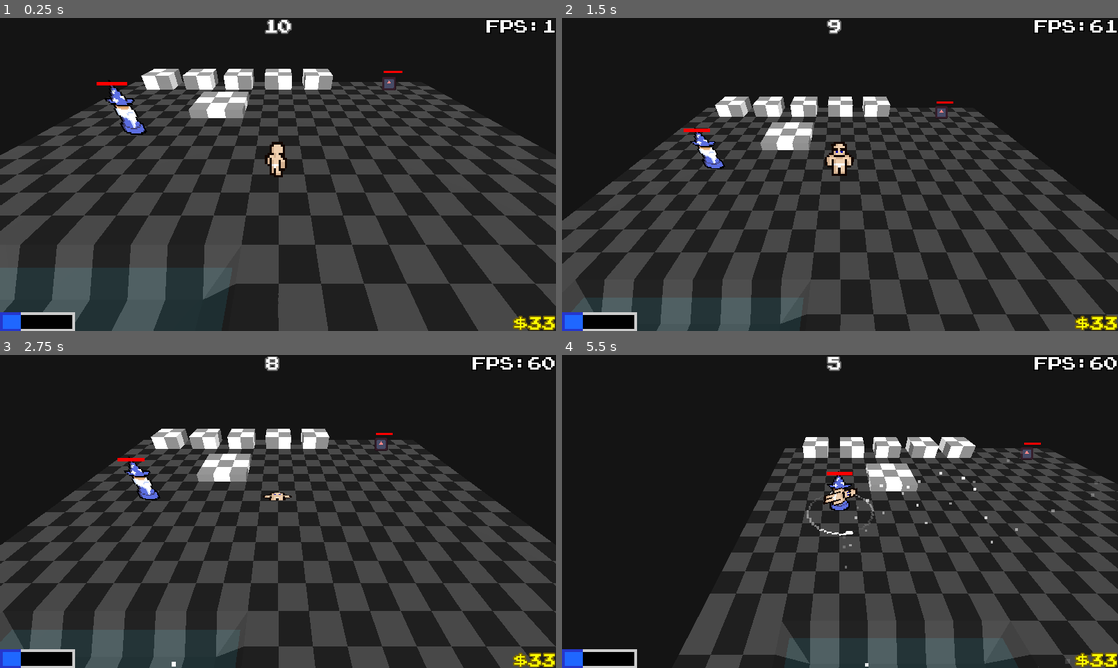
Above: before the commit, frames 1-4 (two rows, left to right).
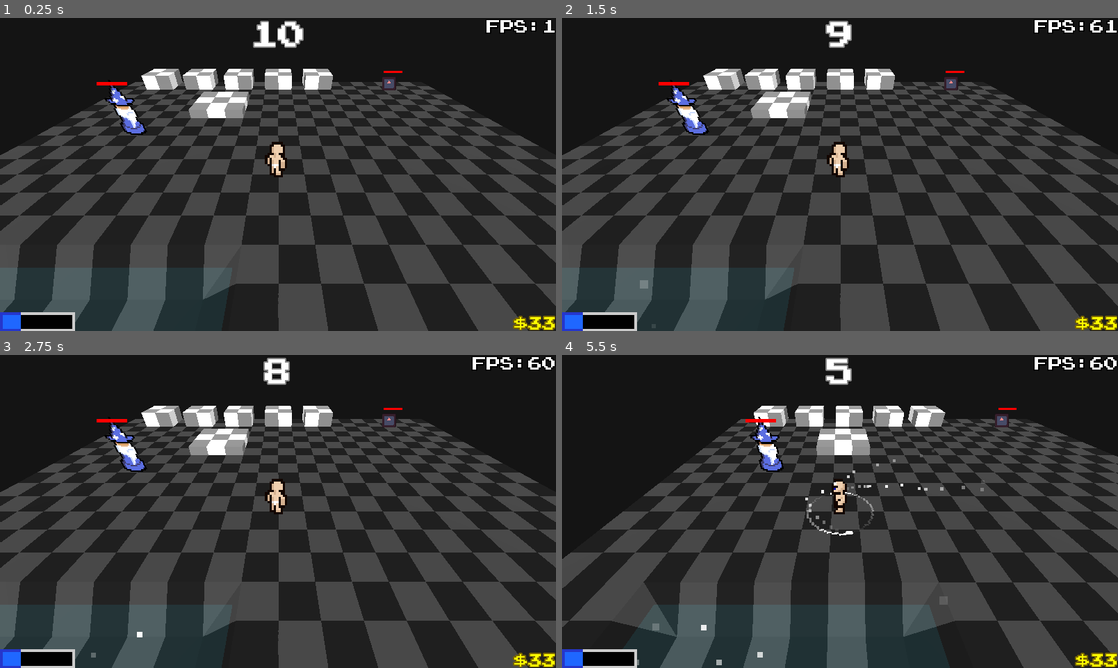
Above: after the commit, the same moments.

Repository: jacob-herrera/LD55
Game: Godot game, scene res://scenes/game.tscn
The game is run twice, just before and just after one commit, with the same random seed, the same clock (stepped at 60 frames per second) and the same inputs. The engine's default icon, where the game draws it, is replaced by a stand-in: a white triangle on a blue panel in a dark square.
Inputs (mouse positions are in pixels of both pictures, inside the frame that each line leads up to):
- Up to frame 1 (0.25 s): no input
- Up to frame 2 (1.5 s): tap Enter (ui_accept) at 0.5 s; move the mouse to (867, 174) at 0.52 s; hold Space (jump) 0.53-1.28 s; hold Up (ui_up) from 0.53 s (still down); tap F (pickup) at 0.6 s; move the mouse to (812, 174) at 1.27 s; tap Space (jump) at 1.35 s
- Up to frame 3 (2.75 s): keep holding Up (ui_up); tap Space (jump) at 1.52, 1.82 s; tap F (pickup) at 1.55, 2.1 s; move the mouse to (289, 505) at 2.02 s; hold Space (jump) from 2.03 s (still down)
- Up to frame 4 (5.5 s): move the mouse to (834, 517) at 2.77 s; release Space (jump) at 2.78 s; tap F (pickup) at 2.85, 4.35, 5.1 s; tap Space (jump) at 3.02, 3.32, 4.52, 4.82 s; move the mouse to (878, 514) at 3.52 s; hold Space (jump) 3.53-4.28 s; tap Escape (menu) at 4.15 s; move the mouse to (673, 464) at 4.27 s; release Up (ui_up) at 4.28 s; hold A (move_left) 4.28-5.03 s; click (673, 464) at 4.42 s; move the mouse to (845, 511) at 5.02 s; hold Up (ui_up) from 5.03 s (still down); hold Space (jump) from 5.03 s (still down)

The runs differ from the first frame. In frame 1, 0.6% of the frame differs, in the area x 45-55%, y 0-10%; in frame 2, 41%; in frame 3, 42%, in the area x 0-100%, y 0-100%; in frame 4, 40%.
Error after the commit: Cannot call method 'stop' on a null value. (res://scripts/character.gd:106)

Commit message:
Fuck it we ball

Diff:
--- a/scenes/game.tscn
+++ b/scenes/game.tscn
@@ -21,11 +21,7 @@
 [ext_resource type="Resource" uid="uid://be15co36abbxx" path="res://assets/cam_tween_shop.tres" id="16_uunvf"]
 [ext_resource type="Script" path="res://scripts/mana_pool.gd" id="17_5wmwc"]
 [ext_resource type="PackedScene" path="res://scenes/summon_circle.tscn" id="17_q38df"]
-[ext_resource type="AudioStream" uid="uid://d1fuxqmu8xp5a" path="res://assets/audio/summon_pickup.mp3" id="18_u3pou"]
-[ext_resource type="AudioStream" uid="uid://cgtdd5x6h26sj" path="res://assets/audio/summon_place_new.mp3" id="19_74t71"]
 [ext_resource type="AudioStream" uid="uid://bls3hxlr2qynn" path="res://assets/audio/mana_pickup.mp3" id="20_8o20s"]
-[ext_resource type="AudioStream" uid="uid://b1v51p1ns2rxa" path="res://assets/audio/player_footsteps.mp3" id="20_77in2"]
-[ext_resource type="AudioStream" uid="uid://dh3jc01yu8u1" path="res://assets/audio/player_jump.mp3" id="21_aof1w"]
 
 [sub_resource type="ArrayMesh" id="ArrayMesh_pjoy7"]
 _surfaces = [{
@@ -641,7 +637,7 @@
 size = Vector3(1.5, 5, 1.5)
 
 [sub_resource type="BoxShape3D" id="BoxShape3D_ha2t1"]
-size = Vector3(3.5, 0.5, 3)
+size = Vector3(4, 0.25, 3.5)
 
 [sub_resource type="StandardMaterial3D" id="StandardMaterial3D_om2wr"]
 transparency = 1
@@ -895,22 +891,6 @@
 
 [node name="summon_circle" parent="Character" instance=ExtResource("17_q38df")]
 
-[node name="SummonPickup" type="AudioStreamPlayer3D" parent="Character"]
-stream = ExtResource("18_u3pou")
-bus = &"Effects"
-
-[node name="SummonPlace" type="AudioStreamPlayer3D" parent="Character"]
-stream = ExtResource("19_74t71")
-bus = &"Effects"
-
-[node name="Footsteps" type="AudioStreamPlayer3D" parent="Character"]
-stream = ExtResource("20_77in2")
-bus = &"Effects"
-
-[node name="Jump" type="AudioStreamPlayer3D" parent="Character"]
-stream = ExtResource("21_aof1w")
-bus = &"Effects"
-
 [node name="Shop" type="Node" parent="." node_paths=PackedStringArray("cameras")]
 script = ExtResource("15_itd2k")
 cameras = [NodePath("ItemCamera0"), NodePath("ItemCamera1"), NodePath("ItemCamera2"), NodePath("ItemCamera3"), NodePath("ItemCamera4")]
@@ -997,6 +977,7 @@
 script = ExtResource("17_5wmwc")
 
 [node name="CollisionShape3D" type="CollisionShape3D" parent="ManaPool"]
+transform = Transform3D(1, 0, 0, 0, 1, 0, 0, 0, 1, 0, -0.125, 0)
 shape = SubResource("BoxShape3D_ha2t1")
 
 [node name="MeshInstance3D" type="MeshInstance3D" parent="ManaPool"]
@@ -1021,7 +1002,7 @@
 initial_velocity_max = 1.0
 color_ramp = SubResource("Gradient_s0fa4")
 
-[node name="ManaPickup" type="AudioStreamPlayer3D" parent="ManaPool"]
+[node name="mana_pickup_sound" type="AudioStreamPlayer3D" parent="ManaPool"]
 stream = ExtResource("20_8o20s")
 bus = &"Effects"
 
--- a/scenes/pause_menu.tscn
+++ b/scenes/pause_menu.tscn
@@ -26,7 +26,7 @@
 focus_neighbor_bottom = NodePath("../Settings")
 focus_next = NodePath("../Settings")
 theme_override_fonts/font = ExtResource("2_rutg5")
-theme_override_font_sizes/font_size = 16
+theme_override_font_sizes/font_size = 24
 text = "RESUME"
 
 [node name="Settings" type="Button" parent="Main"]
@@ -35,7 +35,7 @@
 focus_neighbor_top = NodePath("../Resume")
 focus_previous = NodePath("../Resume")
 theme_override_fonts/font = ExtResource("2_rutg5")
-theme_override_font_sizes/font_size = 16
+theme_override_font_sizes/font_size = 24
 text = "SETTINGS"
 
 [node name="Settings" type="VBoxContainer" parent="."]
--- a/scenes/ui.tscn
+++ b/scenes/ui.tscn
@@ -1,7 +1,8 @@
-[gd_scene load_steps=5 format=3 uid="uid://bhkryx6iyvbay"]
+[gd_scene load_steps=7 format=3 uid="uid://bhkryx6iyvbay"]
 
 [ext_resource type="Script" path="res://scripts/autoloads/ui.gd" id="1_jrdqv"]
 [ext_resource type="FontFile" uid="uid://ey5uk5evoi8o" path="res://assets/nes.ttf" id="1_rg5ws"]
+[ext_resource type="Texture2D" uid="uid://xvbaf5ypxiby" path="res://assets/particle.png" id="3_55a6y"]
 
 [sub_resource type="StyleBoxFlat" id="StyleBoxFlat_ub2k2"]
 bg_color = Color(0, 0, 0, 1)
@@ -17,6 +18,10 @@
 border_width_bottom = 4
 border_color = Color(0.145098, 0.211765, 0.8, 1)
 
+[sub_resource type="Curve" id="Curve_2pas6"]
+_data = [Vector2(0, 1), 0.0, 0.0, 0, 0, Vector2(1, 0), 0.0, 0.0, 0, 0]
+point_count = 2
+
 [node name="ui" type="Control"]
 layout_mode = 3
 anchors_preset = 15
@@ -58,10 +63,10 @@
 grow_horizontal = 2
 theme_override_colors/font_color = Color(1, 1, 1, 1)
 theme_override_colors/font_shadow_color = Color(0, 0, 0, 1)
-theme_override_colors/font_outline_color = Color(0.419608, 0.419608, 0.419608, 1)
-theme_override_constants/outline_size = 8
-theme_override_fonts/font = ExtResource("1_rg5ws")
-theme_override_font_sizes/font_size = 24
+theme_override_colors/font_outline_color = Color(0.529412, 0.529412, 0.529412, 1)
+theme_override_constants/outline_size = 8
+theme_override_fonts/font = ExtResource("1_rg5ws")
+theme_override_font_sizes/font_size = 48
 text = "60"
 
 [node name="mana_bar" type="ProgressBar" parent="."]
@@ -96,3 +101,113 @@
 theme_override_font_sizes/font_size = 24
 text = "FPS:"
 horizontal_alignment = 2
+
+[node name="shop_ui" type="Control" parent="."]
+visible = false
+layout_mode = 1
+anchors_preset = 15
+anchor_right = 1.0
+anchor_bottom = 1.0
+grow_horizontal = 2
+grow_vertical = 2
+mouse_filter = 2
+
+[node name="freeze" type="Label" parent="shop_ui"]
+layout_mode = 1
+anchors_preset = 5
+anchor_left = 0.5
+anchor_right = 0.5
+offset_left = -180.0
+offset_top = 64.0
+offset_right = 180.0
+offset_bottom = 91.0
+grow_horizontal = 2
+theme_override_colors/font_outline_color = Color(0.529412, 0.529412, 0.529412, 1)
+theme_override_constants/outline_size = 8
+theme_override_fonts/font = ExtResource("1_rg5ws")
+theme_override_font_sizes/font_size = 24
+text = "FREEZE (UP)"
+horizontal_alignment = 1
+
+[node name="purchase" type="Label" parent="shop_ui"]
+layout_mode = 1
+anchors_preset = 7
+anchor_left = 0.5
+anchor_top = 1.0
+anchor_right = 0.5
+anchor_bottom = 1.0
+offset_left = -180.0
+offset_top = -91.0
+offset_right = 180.0
+offset_bottom = -64.0
+grow_horizontal = 2
+grow_vertical = 0
+theme_override_colors/font_outline_color = Color(0.529412, 0.529412, 0.529412, 1)
+theme_override_constants/outline_size = 8
+theme_override_fonts/font = ExtResource("1_rg5ws")
+theme_override_font_sizes/font_size = 24
+text = "PURCHASE (DOWN)"
+horizontal_alignment = 1
+
+[node name="left" type="Label" parent="shop_ui"]
+layout_mode = 1
+anchors_preset = 4
+anchor_top = 0.5
+anchor_bottom = 0.5
+offset_top = -13.5
+offset_right = 360.0
+offset_bottom = 13.5
+grow_vertical = 2
+theme_override_colors/font_outline_color = Color(0.529412, 0.529412, 0.529412, 1)
+theme_override_constants/outline_size = 8
+theme_override_fonts/font = ExtResource("1_rg5ws")
+theme_override_font_sizes/font_size = 24
+text = "<"
+horizontal_alignment = 1
+
+[node name="right" type="Label" parent="shop_ui"]
+layout_mode = 1
+anchors_preset = 6
+anchor_left = 1.0
+anchor_top = 0.5
+anchor_right = 1.0
+anchor_bottom = 0.5
+offset_left = -360.0
+offset_top = -13.5
+offset_bottom = 13.5
+grow_horizontal = 0
+grow_vertical = 2
+theme_override_colors/font_outline_color = Color(0.529412, 0.529412, 0.529412, 1)
+theme_override_constants/outline_size = 8
+theme_override_fonts/font = ExtResource("1_rg5ws")
+theme_override_font_sizes/font_size = 24
+text = ">
+"
+horizontal_alignment = 1
+
+[node name="left2" type="Label" parent="shop_ui"]
+layout_mode = 1
+offset_right = 360.0
+offset_bottom = 27.0
+theme_override_colors/font_outline_color = Color(0.529412, 0.529412, 0.529412, 1)
+theme_override_constants/outline_size = 8
+theme_override_fonts/font = ExtResource("1_rg5ws")
+theme_override_font_sizes/font_size = 24
+text = "QUIT
+(ESC)"
+
+[node name="screen_particles" type="CPUParticles2D" parent="."]
+position = Vector2(480, 540)
+emitting = false
+amount = 64
+texture = ExtResource("3_55a6y")
+emission_shape = 3
+emission_rect_extents = Vector2(480, 1)
+direction = Vector2(0, -1)
+spread = 5.0
+gravity = Vector2(0, 0)
+initial_velocity_min = 50.0
+initial_velocity_max = 200.0
+scale_amount_min = 3.0
+scale_amount_max = 3.0
+scale_amount_curve = SubResource("Curve_2pas6")
--- a/scripts/autoloads/game_coordinator.gd
+++ b/scripts/autoloads/game_coordinator.gd
@@ -28,6 +28,9 @@
 		anim_player.play("fade_out")
 	if time <= PLAYER_SUMMON_DURATION:
 		globals.character.summon_circle.start_anim()
+	if time <= 3:
+		ui.particles_on()
+
 
 	if time <= 0:
 		# Reset tween
@@ -44,3 +47,4 @@
 				current_round += 1
 		anim_player.play("fade_in")
 		globals.character.summon_circle.stop_anim()
+		ui.particles_off()
--- a/scripts/autoloads/ui.gd
+++ b/scripts/autoloads/ui.gd
@@ -5,7 +5,8 @@
 @onready var mana_bar: ProgressBar = %mana_bar
 @onready var time: Label = %timer
 @onready var fps: Label = $FPS
-
+@onready var shop: Node = $shop_ui
+@onready var screeen_particles: CPUParticles2D = $screen_particles
 
 func _process(_delta: float) -> void:
 	coins_label.text = "$" + str(Globals.coins)
@@ -13,3 +14,12 @@
 	mana_bar.max_value = Globals.max_mana
 	time.text = str(ceil(GameCoordinator.time))
 	fps.text = "FPS:" + str(Engine.get_frames_per_second())
+
+func particles_on() -> void:
+	screeen_particles.emitting = true
+	screeen_particles.visible = true
+
+func particles_off() -> void:
+	screeen_particles.restart()
+	screeen_particles.emitting = false
+	#screeen_particles.visible = false
--- a/scripts/shop.gd
+++ b/scripts/shop.gd
@@ -5,27 +5,27 @@
 var in_shop = false
 var in_area: bool = false
 var pool = {
- 1: {archer = 3, knight = 3, farmer = 1},
- 2: {archer = 3, knight = 3, farmer = 3},
- 3: {archer = 1, knight = 1, farmer = 2, wizard = 2}
+ 1: {archer = [3, 5], knight = [3, 5], farmer = [1, 10]},
+ 2: {archer = [3, 5], knight = [3, 5], farmer = [3, 10]},
+ 3: {archer = [1, 5], knight = [1, 5], farmer = [2, 10], wizard = [2, 15]}
 }
 var current_display = []
 var rng = RandomNumberGenerator.new()
+var rerollPrice = 10
 # Called when the node enters the scene tree for the first time.
 func _ready():
 	var total = 0;
 	for val in pool[1].values():
-		total += val
+		total += val[0]
 	for i in range(cameras.size() - 1):
 		var idx = rng.randi_range(1, total)
 		var curRange = 0
 		for key in pool[1].keys():
-			curRange += pool[1][key]
+			curRange += pool[1][key][0]
 			if idx <= curRange:
-				current_display.append([key, false])
+				current_display.append([key, pool[1][key][1], false])
 				break
-
-
+	print(current_display)
 # Called every frame. 'delta' is the elapsed time since the previous frame.
 func _process(_delta: float):
 	if in_shop == true:
@@ -39,6 +39,21 @@
 			current_item -= 1
 			current_item = current_item % cameras.size()
 			cameras[current_item].set_priority(20)
+		if Input.is_action_just_pressed("ui_up"):
+			if current_item != cameras.size() - 1 && current_display[current_item][0] != "purchased":
+				current_display[current_item][2] = !current_display[current_item][2]
+				print(current_display)
+		if Input.is_action_just_pressed("ui_down"):
+			if current_item != cameras.size() - 1:
+				if current_display[current_item][0] != "purchased" && Globals.coins - current_display[current_item][1] >= 0:
+					Globals.coins -= current_display[current_item][1]
+					current_display[current_item] = ["purchased", 0, false]
+					print(current_display)
+			else:
+				if Globals.coins - rerollPrice >= 0:
+					Globals.coins -= rerollPrice
+					reroll(1)
+					print(current_display)
 		if Input.is_action_just_pressed("ui_cancel"):
 			exit_shop()
 
@@ -47,6 +62,7 @@
 		cam.set_priority(0)
 	Controls.lock_movement = false
 	in_shop = false
+	ui.shop.visible = false
 
 func _on_area_3d_body_entered(_body: Node3D):
 	if in_area == false:
@@ -55,6 +71,7 @@
 		Controls.lock_movement = true
 		cameras[0].set_priority(20)
 		current_item = 0
+		ui.shop.visible = true
 
 func _on_area_3d_body_exited(_body: Node3D):
 	in_area = false
@@ -66,14 +83,15 @@
 func reroll(roundNum: int) -> void:
 	var total = 0;
 	for val in pool[roundNum].values():
-		total += val
+		total += val[0]
 	for i in range(current_display.size()):
-		if(current_display[i][1] == true):
+		if(current_display[i][2] == true):
 			continue
 		var idx = rng.randi_range(1, total)
 		var curRange = 0
 		for key in pool[roundNum].keys():
-			curRange += pool[roundNum][key]
+			curRange += pool[roundNum][key][0]
 			if idx <= curRange:
 				current_display[i][0] = key
+				current_display[i][1] = pool[roundNum][key][1]
 				break
Binary file added: assets/particle.png
Not shown, added: assets/particle.png.import
Not shown: 1 places in scenes/game.tscn that only renumber resources
Not shown: 1 places in scenes/pause_menu.tscn that only renumber resources
